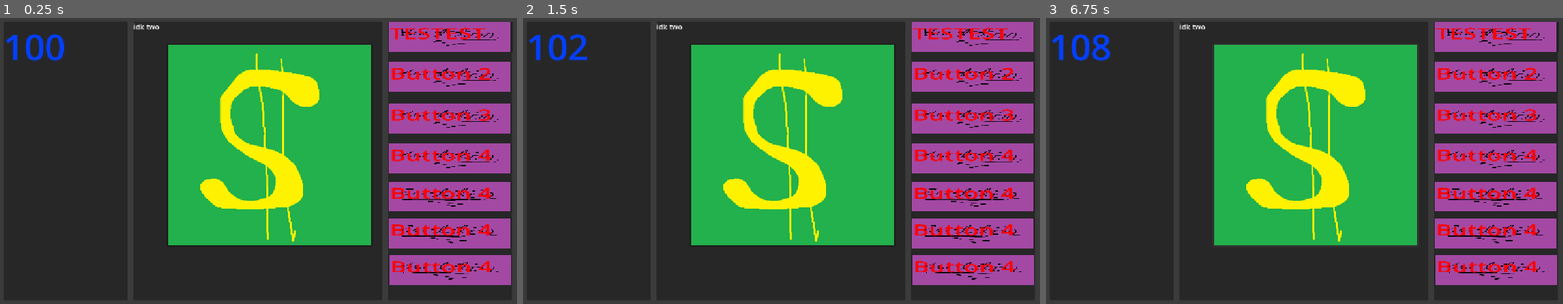
Above: before the commit, frames 1-3 (left to right).
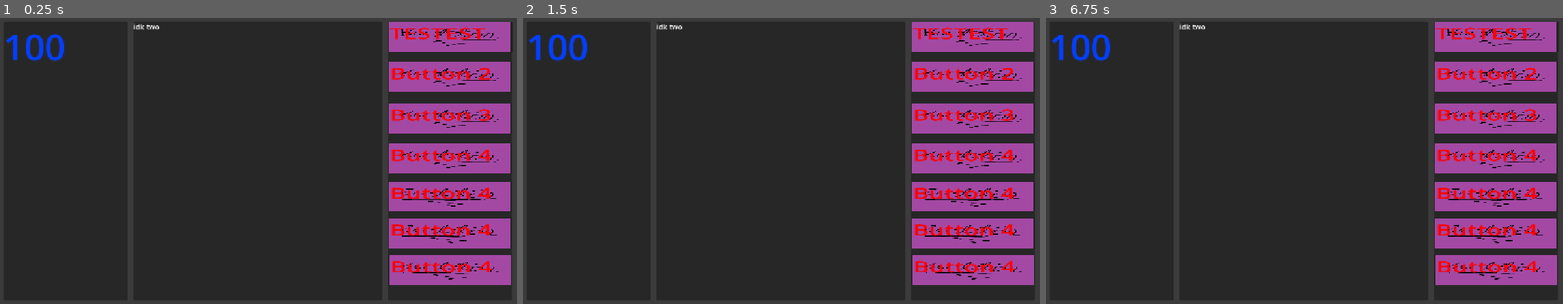
Above: after the commit, the same moments.

Repository: thehiddenspeaker/jam
Game: Godot game, scene res://main.tscn
Two runs of this game, one before a commit and one after it. Both use one fixed random seed, a clock stepped at 60 frames per second and the inputs below.
Inputs (mouse positions are in pixels of both pictures, inside the frame that each line leads up to):
- Up to frame 1 (0.25 s): no input
- Up to frame 2 (1.5 s): click (791, 143) at 0.52 s; click "BUTTON 1" at 1.25 s
- Up to frame 3 (6.75 s): click "Button 2" at 2 s; click "Button 3" at 2.75 s; click "Button 4" at 3.5 s; click "Button 4" at 4.25 s; click "Button 4" at 5 s; click "Button 4" at 5.75 s; click (1314, 143) at 6.52 s

The runs differ from the first frame. In frame 1, 28% of the frame differs, in the area x 32-72%, y 9-80%; in frame 2, 28%, in the area x 8-72%, y 5-80%; in frame 3, 28%.

Commit message:
dictupgrade

Diff:
--- a/global.gd
+++ b/global.gd
@@ -3,6 +3,21 @@
 var mult = 1
 var value = 1
 var timer = 1
+
+var upgrade = {
+	"dragonSpeed": 1,
+	"turnSpeed": 1,
+	"fireLength": 1,
+	"fireWidth": 1,
+	"fireDamage":1,
+	"citySpawnChance":1,
+	"citySpawnInterval":1,
+	"castleSpawnChance":1,
+	"castleSpawnInterval":1,
+	"villageClustering":1,
+	"cityClustering":1,
+	"castleAttraction":1
+}
 
 # Called when the node enters the scene tree for the first time.
 func _ready() -> void:
@@ -13,7 +28,7 @@
 func _process(delta: float) -> void:
 	timer -=delta
 	if timer <0:
-		print("global mult = ",mult," value = ",value)
+		print(upgrade["dragonSpeed"])
 		timer =1
 	pass
 
@@ -30,6 +45,5 @@
 	money += (mult*(value+1000))
 	pass
 
-func parseUpgrades(upgrades: Array[int]) -> void:
-	mult = upgrades[0]
-	value = upgrades[1]
+func parseUpgrades(upgradeToParse: Dictionary) -> void:
+	upgrade.merge(upgradeToParse,true)
--- a/main.gd
+++ b/main.gd
@@ -2,6 +2,22 @@
 var mult = 1
 var value = 1
 var timer =1
+
+var upgrade = {
+	"dragonSpeed": 1,
+	"turnSpeed": 1,
+	"fireLength": 1,
+	"fireWidth": 1,
+	"fireDamage":1,
+	"citySpawnChance":1,
+	"citySpawnInterval":1,
+	"castleSpawnChance":1,
+	"castleSpawnInterval":1,
+	"villageClustering":1,
+	"cityClustering":1,
+	"castleAttraction":1
+}
+
 @onready var money_label: Label = $MarginContainer/gamelayout/Panel/MoneyLabel
 # Called when the node enters the scene tree for the first time.
 func _ready() -> void:
@@ -12,31 +28,24 @@
 
 	timer -=delta
 	if timer <0:
-		print("main mult = ",mult," value = ",value)
 		timer =1
 
-	global.parseUpgrades(passUpgrades())
+	global.parseUpgrades(upgrade)
 	if money_label != null:
 		money_label.text = str(global.money)
 
 func _Button1Press() -> void:
+	upgrade["dragonSpeed"] +=1
+	print("button1speed pressed")
 	pass # Replace with function body.
 
 func _Button2Press() -> void:
-	value+=1
-	print(value)
+	upgrade["turnSpeed"] +=1
 	pass # Replace with function body.
 
 
 func _Button3Press() -> void:
-	mult+=1
-	print(mult)
 	pass # Replace with function body.
 
-func passUpgrades() -> Array[int]:
-	return [mult,value]
-
-
-func _on_money_pressed() -> void:
-	global.villageDestroyed()
-	pass # Replace with function body.
+func passUpgrades() -> Dictionary:
+	return upgrade
--- a/main.tscn
+++ b/main.tscn
@@ -2,7 +2,6 @@
 
 [ext_resource type="Script" uid="uid://s7lyrglljvo" path="res://main.gd" id="1_0xm2m"]
 [ext_resource type="Texture2D" uid="uid://jreg8l5ssx6a" path="res://Button.png" id="1_ig7tw"]
-[ext_resource type="Texture2D" uid="uid://ba4lhiknbatb1" path="res://moneybutton.png" id="2_h2yge"]
 
 [node name="main" type="Control" unique_id=1660209080]
 layout_mode = 3
@@ -64,14 +63,6 @@
 text = "idk two"
 horizontal_alignment = 1
 
-[node name="money" type="Button" parent="MarginContainer/gamelayout/Panel2" unique_id=876568454]
-layout_mode = 0
-offset_left = 73.0
-offset_top = 49.0
-offset_right = 527.0
-offset_bottom = 497.0
-icon = ExtResource("2_h2yge")
-
 [node name="Panel3" type="Panel" parent="MarginContainer/gamelayout" unique_id=1637460014]
 layout_mode = 2
 size_flags_horizontal = 3
@@ -232,7 +223,6 @@
 theme_override_font_sizes/font_size = 75
 text = "Button 4"
 
-[connection signal="pressed" from="MarginContainer/gamelayout/Panel2/money" to="." method="_on_money_pressed"]
 [connection signal="pressed" from="MarginContainer/gamelayout/Panel3/Button" to="." method="_Button1Press"]
 [connection signal="pressed" from="MarginContainer/gamelayout/Panel3/Button2" to="." method="_Button2Press"]
 [connection signal="pressed" from="MarginContainer/gamelayout/Panel3/Button3" to="." method="_Button3Press"]
